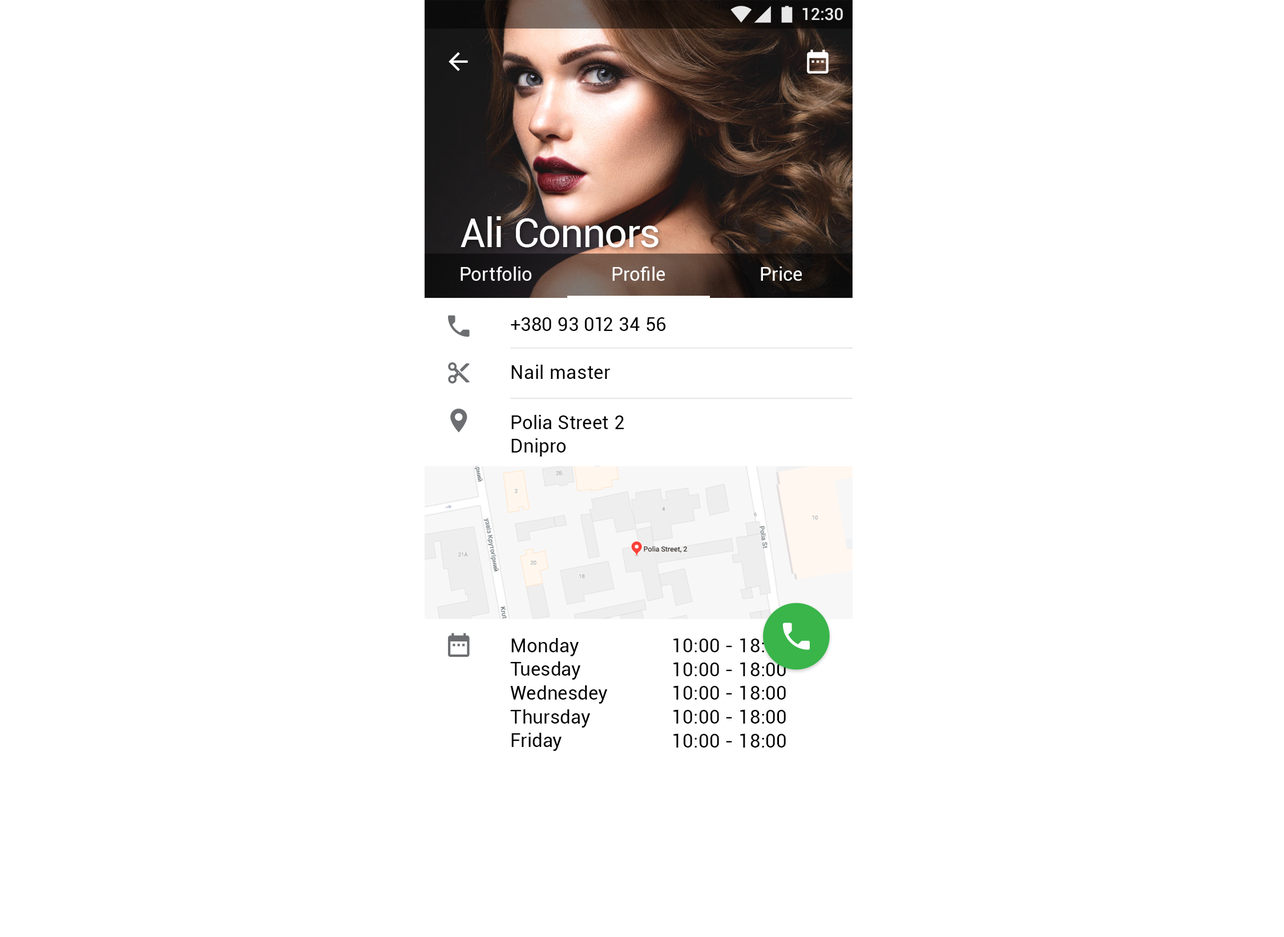
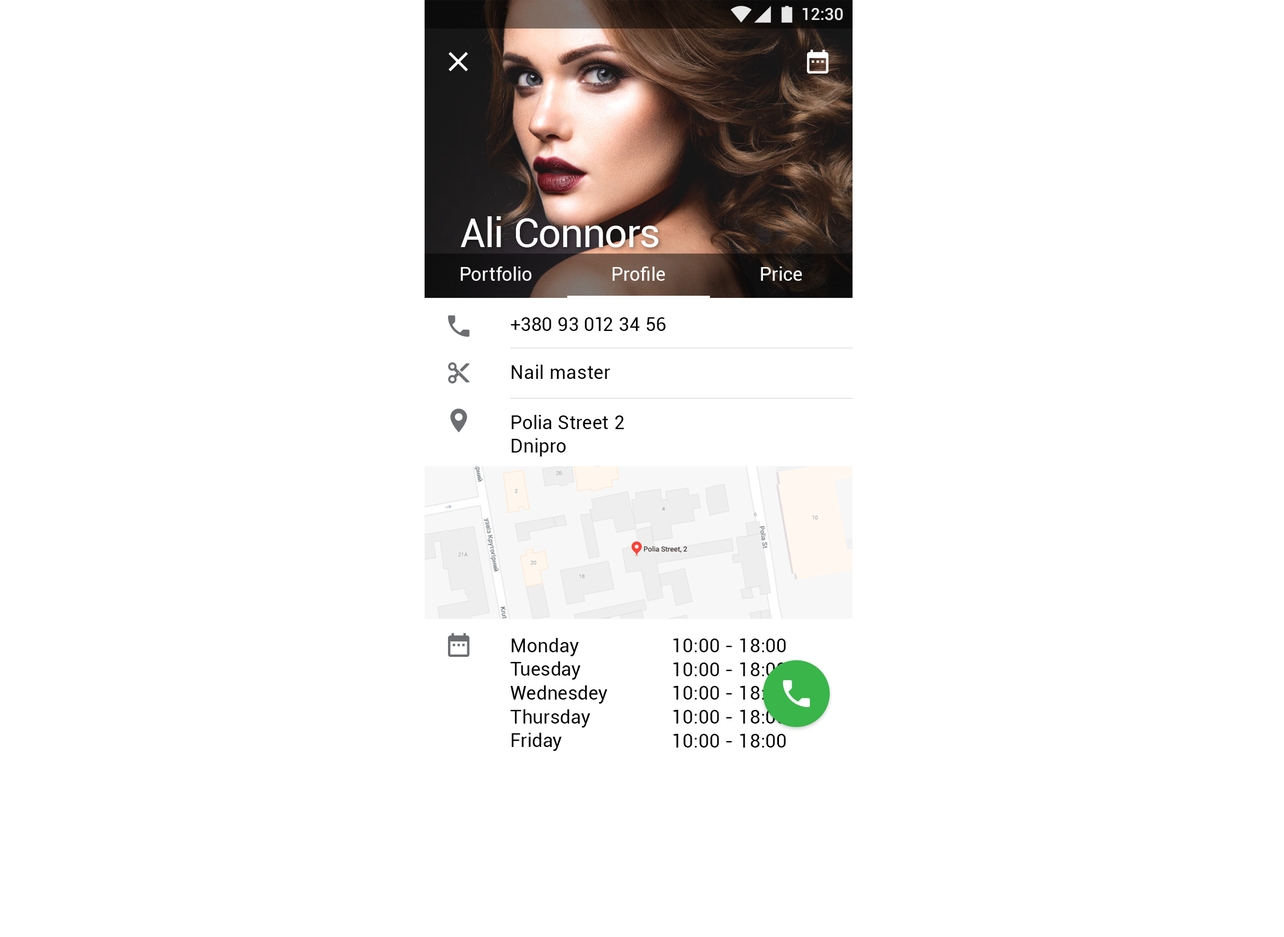
Revision of a layered 1284 × 937 image; what changed, layer by layer:
moved "Layer 29" into group "client_click_master_profile" over [763, 602, 830, 728]
painted on "-e-phone_white", unmasked it over [782, 622, 811, 708]
painted on "-e-button" (2nd of 2, in "client_click_master_profile" › "Layer 29"), unmasked it over [763, 602, 830, 728]
hid "-e-back", painted on it, unmasked it over [448, 51, 468, 72]
added layer "-e-close" in group "nav" over [448, 51, 468, 72]
